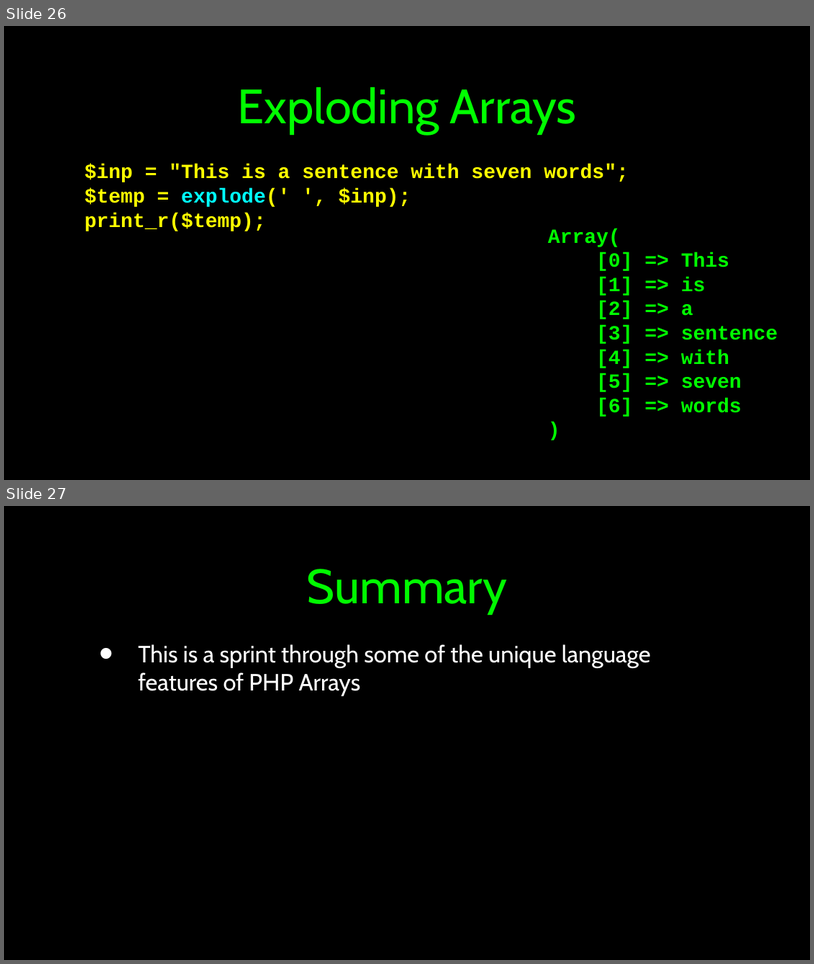
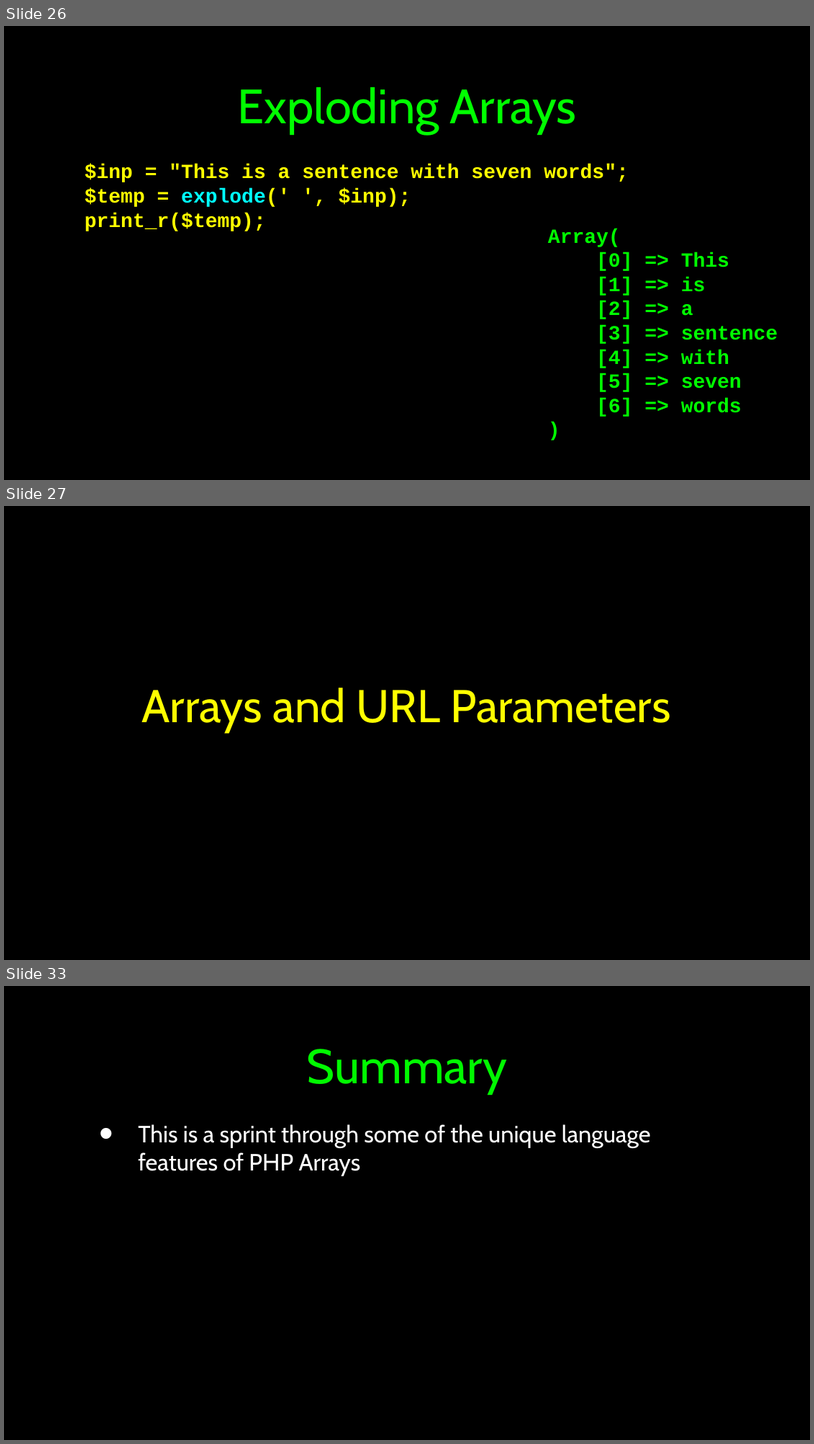
Before and after one commit to csev/wa4e, a slide deck: lectures/PHP-02-Arrays.ppt. Shown one above the other, each under a label of ours: slides 26 and 27 before the commit, slides 26, 27 and 33 after it; the slides between them are not shown. The pictures are 814x964 and 814x1444 pixels, drawn with LibreOffice and Linux fonts; fonts in the diff are those of the drawing. Boxes give left, top, right and bottom in pixels: in the first picture for what was removed or moved away, otherwise in the second. Text is boxed around its words. In the diff, an @@ line names an element or a change of style, - is before the commit and + after.

```diff
--- a/lectures/PHP-02-Arrays.ppt
+++ b/lectures/PHP-02-Arrays.ppt
@@ slide 27 added at (4,506,810,960), background #000000; not listed: 1 template element that a slide beside it also shows @@
@@ title added at (142,687,671,732), 41 pt, text #FFFF00 @@
+Arrays and URL Parameters
@@ what was slide 27 is now slide 33 @@
```
Also in this commit, not shown: 5 other slides added, 1 other file.
